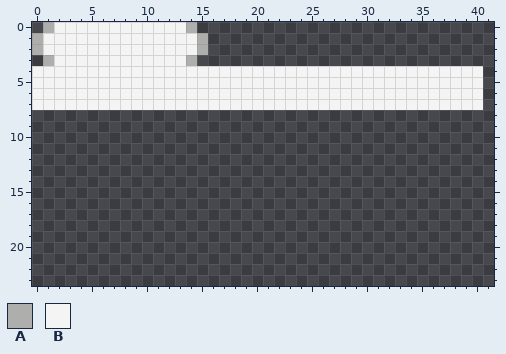
Pixel-art file, stored at art/paddletank_paddle.aseprite. The picture above is the old version.
128x128 pixels, 1 frame. Shown: x 0..41, y 0..23.
Palette (. is transparent): A #aeaead  B #f4f4f4
Pixels before, first column x 0:
0 .ABBBBBBBBBBBBA..........................
1 ABBBBBBBBBBBBBBA.........................
2 ABBBBBBBBBBBBBBA.........................
3 .ABBBBBBBBBBBBA..........................
4 BBBBBBBBBBBBBBBBBBBBBBBBBBBBBBBBBBBBBBBBB
5 BBBBBBBBBBBBBBBBBBBBBBBBBBBBBBBBBBBBBBBBB
6 BBBBBBBBBBBBBBBBBBBBBBBBBBBBBBBBBBBBBBBBB
7 BBBBBBBBBBBBBBBBBBBBBBBBBBBBBBBBBBBBBBBBB
The same view after the edit:
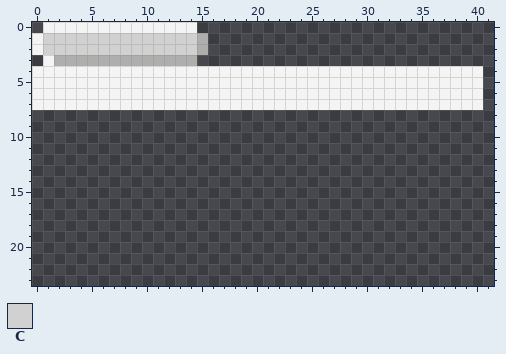
Colours new in this view: C #d1d1d1
Log entry: more shaded colorful paddle
Diff:
Colour A replaces colour B in row 3 at x 2 to 13.
Colour B replaces colour A in row 0 at x 1 and 14; in rows 1 to 2 at x 0; in row 3 at x 1.
Colour C replaces colour B in rows 1 to 2 at x 1 to 14.
